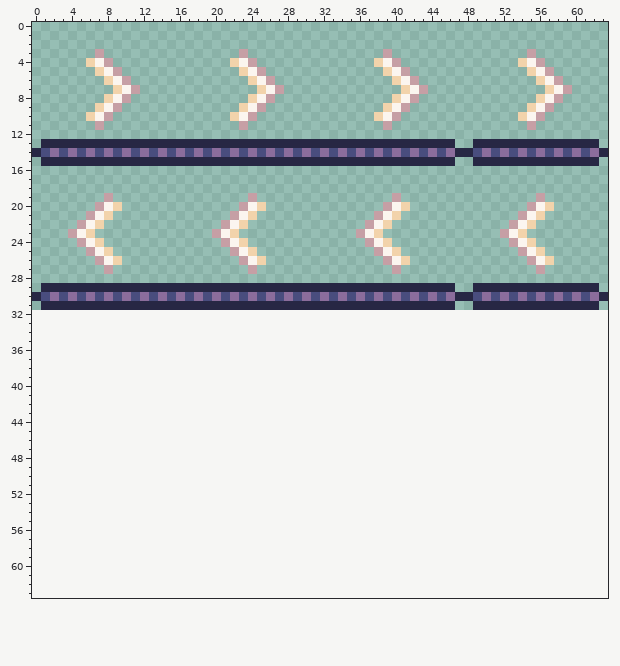
Pixel-art file, stored at assets/aseprite/world_items.aseprite. Above, as it was before the edit.
64x32 pixels, 1 frame. The old version is drawn lined up with the new one, on the new canvas.
After:
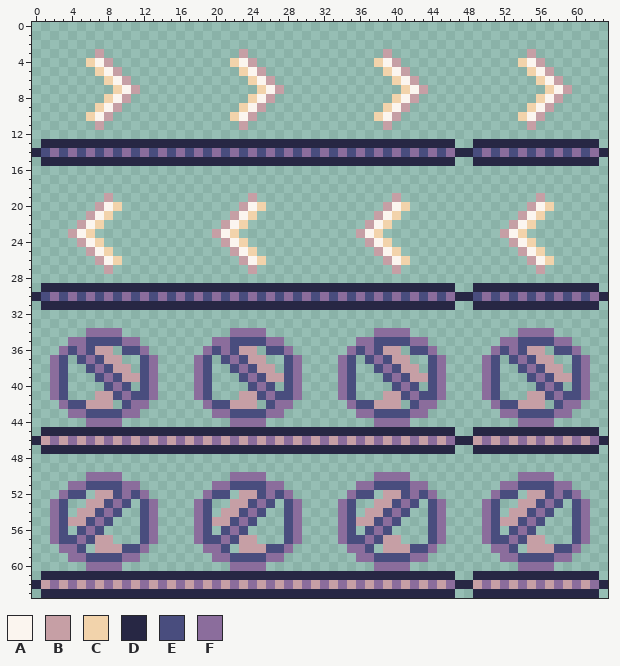
Palette (. is transparent): A #fbf5ef  B #c69fa5  C #f2d3ab  D #272744  E #494d7e  F #8b6d9c
Changes in this commit:
canvas 64x32 -> 64x64
Changed rows in their new state; - is an unchanged pixel.
first column x 0:
34 ------FFFF------------FFFF------------FFFF------------FFFF------
35 ----FFEEEEFF--------FFEEEEFF--------FFEEEEFF--------FFEEEEFF----
36 ---FEFEBB-EEF------FEFEBB-EEF------FEFEBB-EEF------FEFEBB-EEF---
37 --FE-EFEBB--EF----FE-EFEBB--EF----FE-EFEBB--EF----FE-EFEBB--EF--
38 --FE--EFEBB-EF----FE--EFEBB-EF----FE--EFEBB-EF----FE--EFEBB-EF--
39 --FE---EFEBBEF----FE---EFEBBEF----FE---EFEBBEF----FE---EFEBBEF--
40 --FE----EFE-EF----FE----EFE-EF----FE----EFE-EF----FE----EFE-EF--
41 --FE---BBEFEEF----FE---BBEFEEF----FE---BBEFEEF----FE---BBEFEEF--
42 ---FEEBBB-EFF------FEEBBB-EFF------FEEBBB-EFF------FEEBBB-EFF---
43 ----FFEEEEFF--------FFEEEEFF--------FFEEEEFF--------FFEEEEFF----
44 ------FFFF------------FFFF------------FFFF------------FFFF------
45 -DDDDDDDDDDDDDDDDDDDDDDDDDDDDDDDDDDDDDDDDDDDDDD--DDDDDDDDDDDDDD-
46 DBFBFBFBFBFBFBFBFBFBFBFBFBFBFBFBFBFBFBFBFBFBFBFDDBFBFBFBFBFBFBFD
47 -DDDDDDDDDDDDDDDDDDDDDDDDDDDDDDDDDDDDDDDDDDDDDD--DDDDDDDDDDDDDD-
50 ------FFFF------------FFFF------------FFFF------------FFFF------
51 ----FFEEEEFF--------FFEEEEFF--------FFEEEEFF--------FFEEEEFF----
52 ---FEE-BBEFEF------FEE-BBEFEF------FEE-BBEFEF------FEE-BBEFEF---
53 --FE--BBEFE-EF----FE--BBEFE-EF----FE--BBEFE-EF----FE--BBEFE-EF--
54 --FE-BBEFE--EF----FE-BBEFE--EF----FE-BBEFE--EF----FE-BBEFE--EF--
55 --FEBBEFE---EF----FEBBEFE---EF----FEBBEFE---EF----FEBBEFE---EF--
56 --FE-EFE----EF----FE-EFE----EF----FE-EFE----EF----FE-EFE----EF--
57 --FEEFEBB---EF----FEEFEBB---EF----FEEFEBB---EF----FEEFEBB---EF--
58 ---FFE-BBBEEF------FFE-BBBEEF------FFE-BBBEEF------FFE-BBBEEF---
59 ----FFEEEEFF--------FFEEEEFF--------FFEEEEFF--------FFEEEEFF----
60 ------FFFF------------FFFF------------FFFF------------FFFF------
61 -DDDDDDDDDDDDDDDDDDDDDDDDDDDDDDDDDDDDDDDDDDDDDD--DDDDDDDDDDDDDD-
62 DBFBFBFBFBFBFBFBFBFBFBFBFBFBFBFBFBFBFBFBFBFBFBFDDBFBFBFBFBFBFBFD
63 -DDDDDDDDDDDDDDDDDDDDDDDDDDDDDDDDDDDDDDDDDDDDDD--DDDDDDDDDDDDDD-
Pixel boxes of the changes (left, top, right, bottom) in both pictures:
added: (32, 328, 608, 598)
